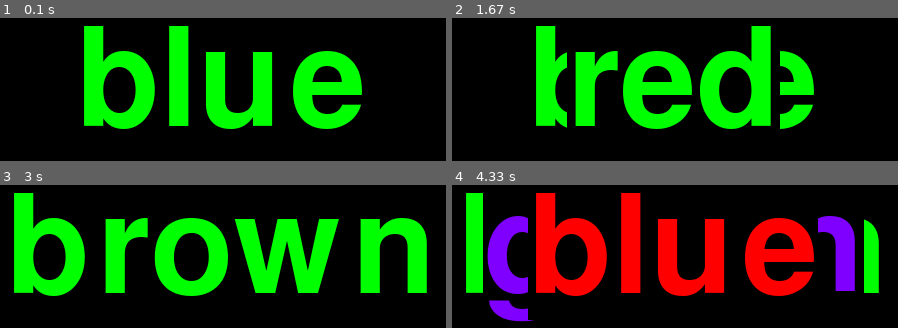
Above: before the commit, frames 1-4 (two rows, left to right).
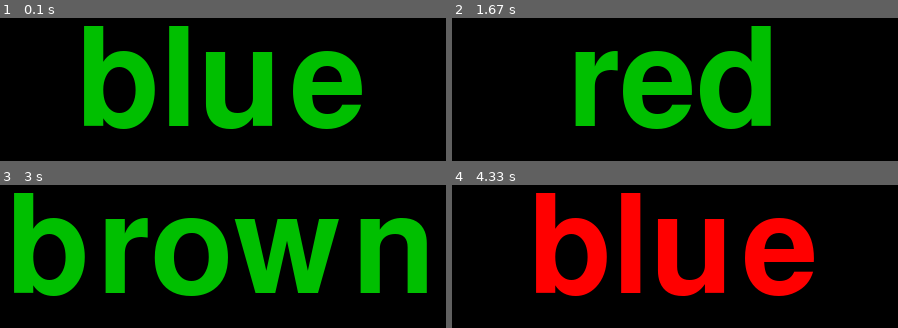
Above: after the commit, the same moments.

Repository: venthur/pyff
Game: pygame game, started from src/Feedbacks/Stroop/StroopFeedback.py
The game is run twice, just before and just after one commit, with the same random seed, the same clock (stepped at 60 frames per second) and the same inputs. The source is Python 2; it was converted automatically to run under Python 3.
Inputs:
- Up to frame 1 (0.1 s): no input
- Up to frame 2 (1.67 s): no input
- Up to frame 3 (3 s): no input
- Up to frame 4 (4.33 s): no input

The runs differ from the first frame. In frame 1, 20% of the frame differs, in the area x 18-82%, y 5-78%; in frame 2, 21%; in frame 3, 27%, in the area x 3-96%, y 5-78%; in frame 4, 11%.

Commit message:
Modified colors Fixed Pygamefeedback's do_print

Diff:
--- a/src/FeedbackBase/PygameFeedback.py
+++ b/src/FeedbackBase/PygameFeedback.py
@@ -75,10 +75,9 @@
         font = pygame.font.Font(None, size)
         if not superimpose:
             self.screen.blit(self.background, self.backgroundRect)
-        surface = font.render(text, 1, color, self.backgroundColor)
+        surface = font.render(text, 1, color)
         self.screen.blit(surface, surface.get_rect(center=center))
-        if superimpose:
-            pygame.display.update(surface.get_rect(center=center))
+        pygame.display.flip()
 
 
 
--- a/src/Feedbacks/Stroop/StroopFeedback.py
+++ b/src/Feedbacks/Stroop/StroopFeedback.py
@@ -22,10 +22,10 @@
         # all possible colors
         colors = ["red", "blue", "green", "brown", "purple"]
         self.colors = {"red" : [255,0,0],
-                       "green" : [0, 255, 0],
+                       "green" : [0, 191, 0],
                        "blue" : [0,0,255],
-                       "brown" : [128, 0, 0],
-                       "purple" : [128, 0, 255]}
+                       "brown" : [150, 75, 0],
+                       "purple" : [128, 0, 128]}
 
         # all possible combinations of [color1, color2] where color1 != color2
         # color1 is the printed word, color2 the actual color
@@ -37,7 +37,7 @@
 
 
     def play_tick(self):
-        self.do_print(self.current[0], self.colors[self.current[1]], 200)
+        self.do_print(self.current[0], self.colors[self.current[1]], 200, superimpose=False)
         self.timer += self.elapsed
         if self.timer > 1000:
             self.timer = 0
